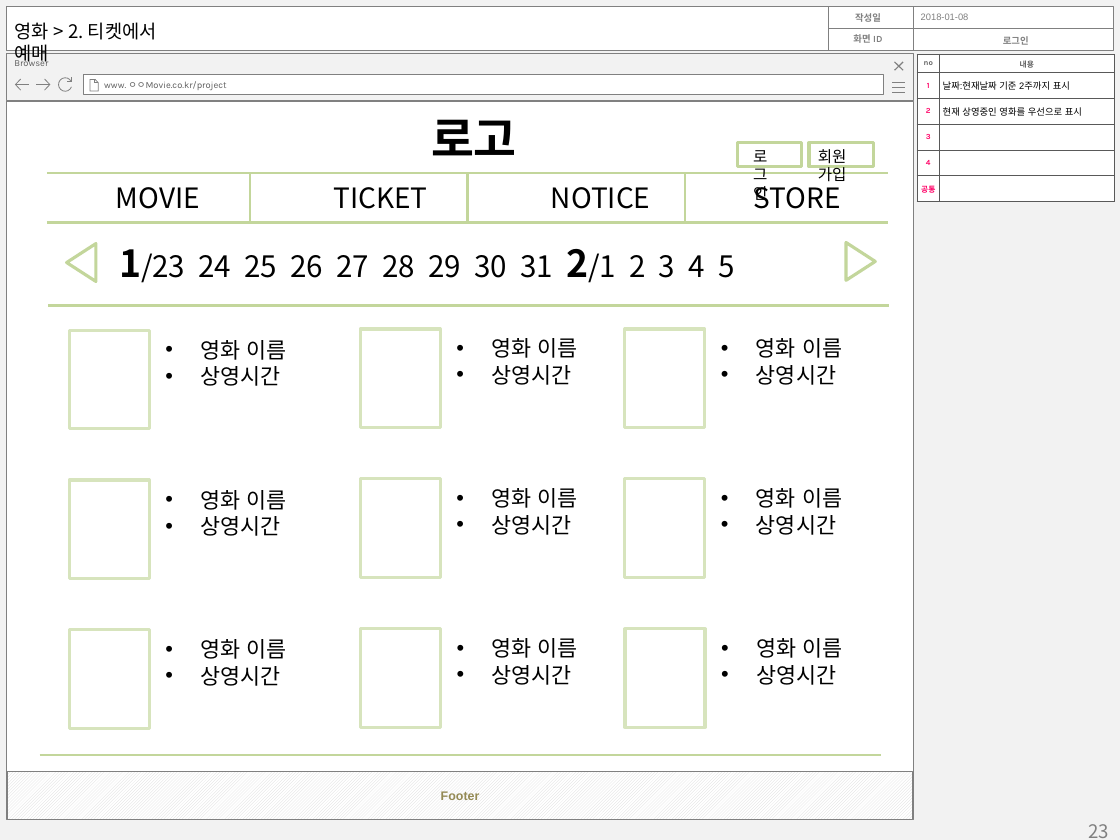
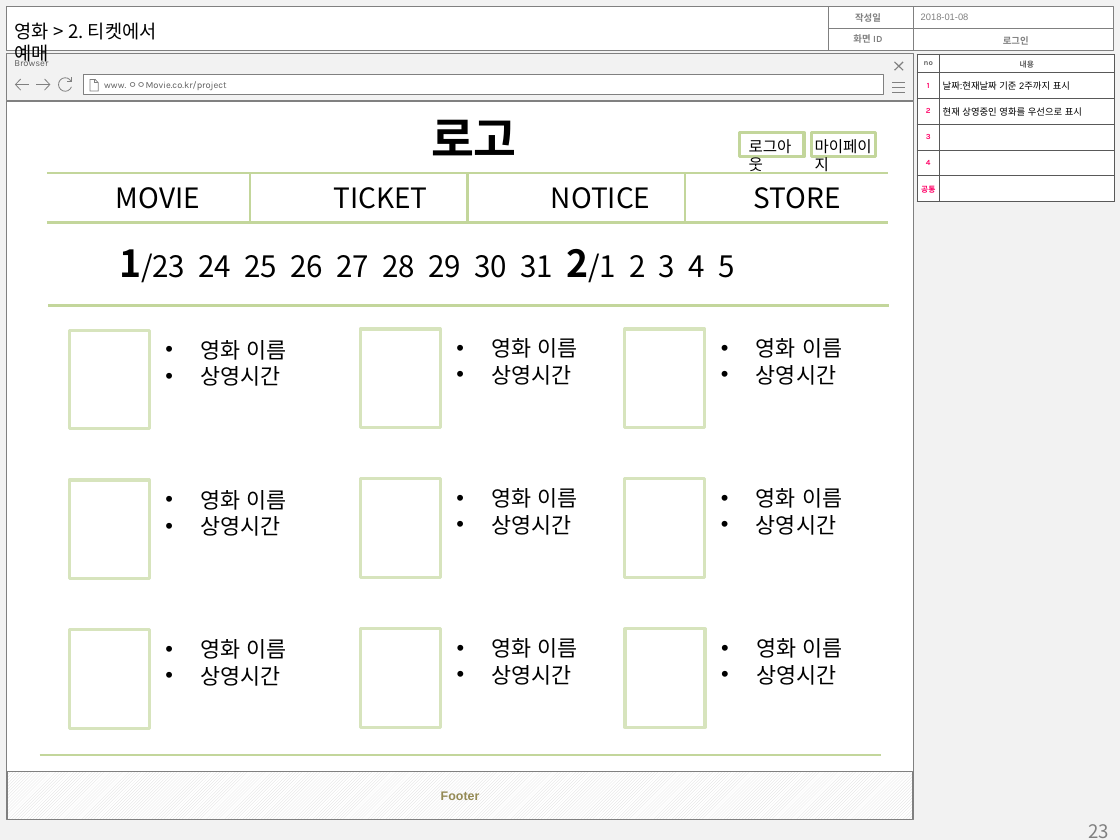
Before and after one commit to mingu-seo/java1, a slide deck: slide 23 of plan/영화(통합본).pptx. Drawn at 1120x840 pixels with LibreOffice and Linux fonts; fonts in the diff are those of the drawing. Boxes give left, top, right and bottom in pixels: in the first picture for what was removed or moved away, otherwise in the second. Text is boxed around its words. In the diff, an @@ line names an element or a change of style, - is before the commit and + after.

```diff
--- a/plan/영화(통합본).pptx
+++ b/plan/영화(통합본).pptx
@@ rectangle: place and size @@
-rectangle at <box>737,142,802,166</box>
+rectangle at <box>739,133,804,157</box>
@@ text at <box>749,139,792,176</box>: text changed @@
-로그인
+로그아웃
@@ rectangle: place and size @@
-rectangle at <box>809,142,874,166</box>
+rectangle at <box>811,133,876,157</box>
@@ text added at <box>815,139,872,174</box>, 10 pt, text #000000 @@
+마이페이지
@@ text removed at <box>818,149,847,182</box> @@
-회원가입
@@ triangle removed at <box>67,243,96,281</box> @@
@@ triangle removed at <box>847,242,876,280</box> @@
```
Also in this commit, not shown: 5 other slides changed, 1 slide removed.
